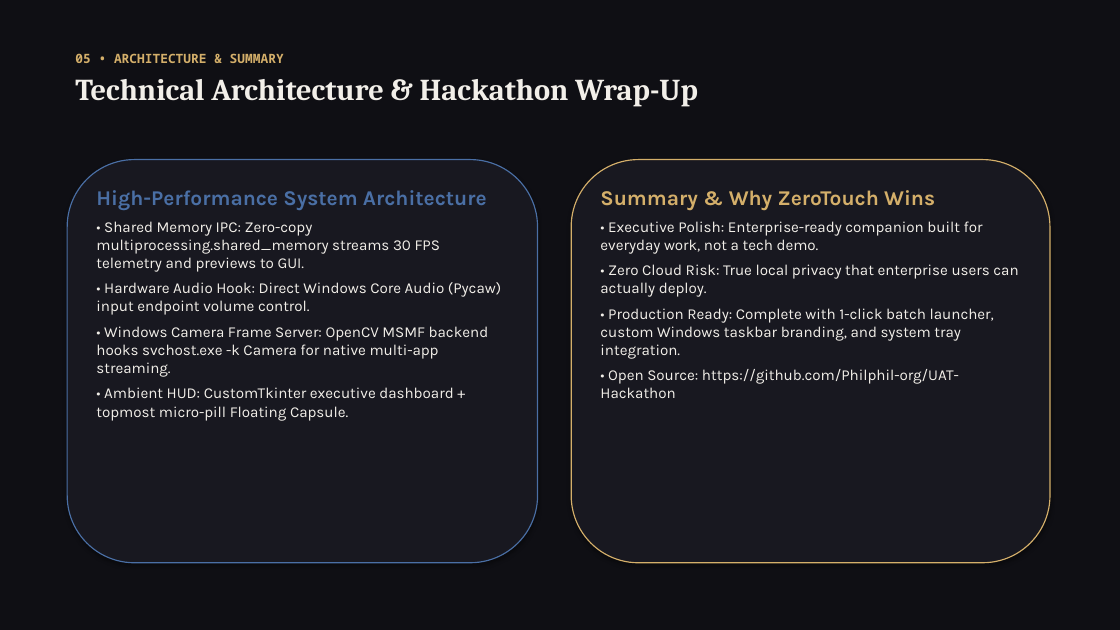
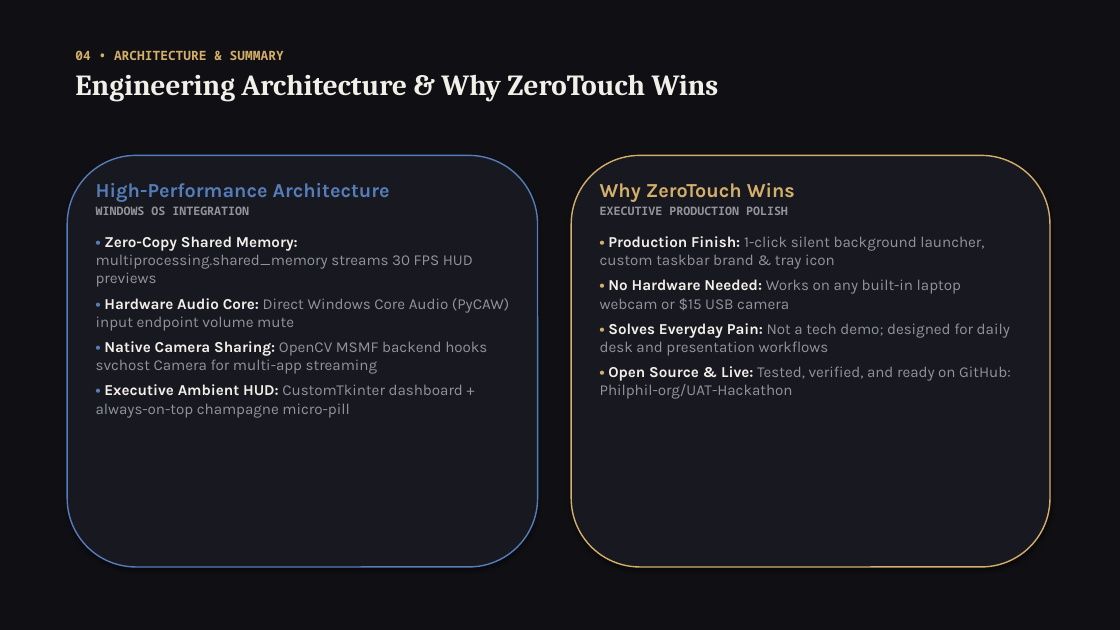
Before and after one commit to Philphil-org/UAT-Hackathon, a slide deck: slide 5 of ZeroTouch_PitchDeck.pptx (slide 6 before the commit). Drawn at 1120x630 pixels with LibreOffice and Linux fonts; fonts in the diff are those of the drawing. Boxes give left, top, right and bottom in pixels: in the first picture for what was removed or moved away, otherwise in the second. Text is boxed around its words. In the diff, an @@ line names an element or a change of style, - is before the commit and + after.

```diff
--- a/ZeroTouch_PitchDeck.pptx
+++ b/ZeroTouch_PitchDeck.pptx
@@ text at box(75, 50, 719, 102): text changed; size 26 to 25 pt @@
-05 • ARCHITECTURE & SUMMARY
-Technical Architecture & Hackathon Wrap-Up
+04 • ARCHITECTURE & SUMMARY
+Engineering Architecture & Why ZeroTouch Wins
@@ rounded rectangle: place and size @@
-rounded rectangle at box(67, 160, 538, 563)
+rounded rectangle at box(67, 155, 538, 567)
@@ rounded rectangle at box(67, 155, 538, 567): outline #4A6FA5 1 pt to #557DB9 1.2 pt @@
@@ rounded rectangle: place and size @@
-rounded rectangle at box(571, 160, 1050, 563)
+rounded rectangle at box(571, 155, 1050, 567)
@@ rounded rectangle at box(571, 155, 1050, 567): outline #D4AF6A 1 pt to #D4AF6A 1.2 pt @@
@@ text at box(96, 183, 509, 418): text changed; text colour #F2EFE9 to #91949B @@
-High-Performance System Architecture
-• Shared Memory IPC: Zero-copy multiprocessing.shared_memory streams 30 FPS telemetry and previews to GUI.
-• Hardware Audio Hook: Direct Windows Core Audio (Pycaw) input endpoint volume control.
-• Windows Camera Frame Server: OpenCV MSMF backend hooks svchost.exe -k Camera for native multi-app streaming.
-• Ambient HUD: CustomTkinter executive dashboard + topmost micro-pill Floating Capsule.
+High-Performance Architecture
+WINDOWS OS INTEGRATION
+• Zero-Copy Shared Memory: multiprocessing.shared_memory streams 30 FPS HUD previews
+• Hardware Audio Core: Direct Windows Core Audio (PyCAW) input endpoint volume mute
+• Native Camera Sharing: OpenCV MSMF backend hooks svchost Camera for multi-app streaming
+• Executive Ambient HUD: CustomTkinter dashboard + always-on-top champagne micro-pill
@@ text at box(600, 183, 1011, 399): text changed; text colour #F2EFE9 to #91949B @@
-Summary & Why ZeroTouch Wins
-• Executive Polish: Enterprise-ready companion built for everyday work, not a tech demo.
-• Zero Cloud Risk: True local privacy that enterprise users can actually deploy.
-• Production Ready: Complete with 1-click batch launcher, custom Windows taskbar branding, and system tray integration.
-• Open Source: https://github.com/Philphil-org/UAT-Hackathon
+Why ZeroTouch Wins
+EXECUTIVE PRODUCTION POLISH
+• Production Finish: 1-click silent background launcher, custom taskbar brand & tray icon
+• No Hardware Needed: Works on any built-in laptop webcam or $15 USB camera
+• Solves Everyday Pain: Not a tech demo; designed for daily desk and presentation workflows
+• Open Source & Live: Tested, verified, and ready on GitHub: Philphil-org/UAT-Hackathon
```
Also in this commit, not shown: 1 other slide changed, 3 slides added, 4 slides removed.
